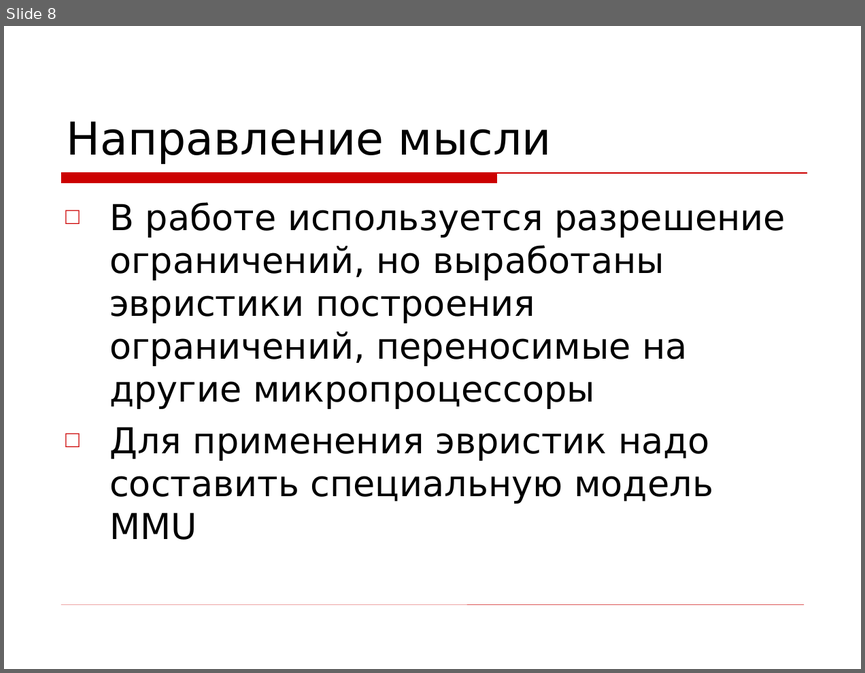
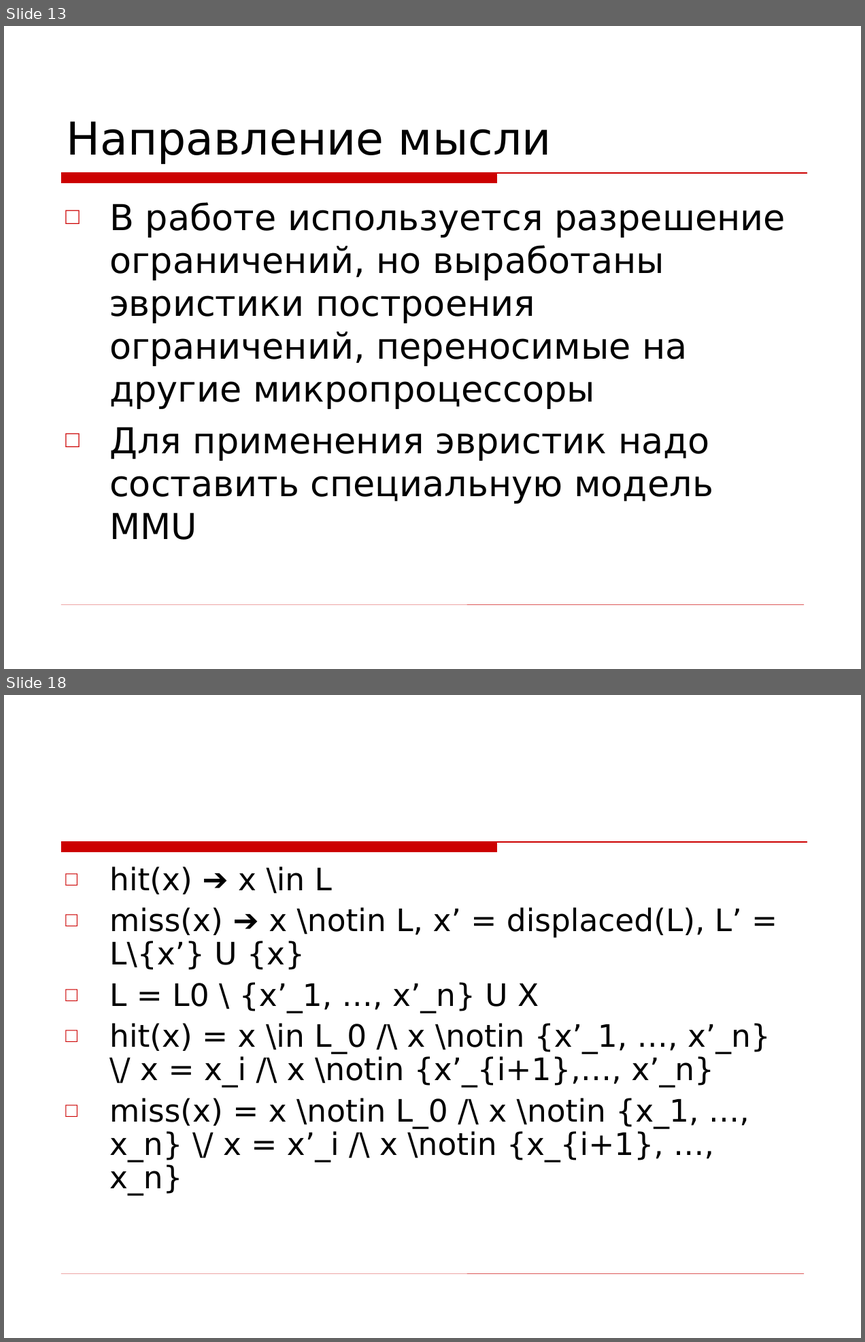
Before and after one commit to kornevgen/tesla-project, a slide deck: papers/THESIS/talks/Oct13 - ISP/isp-slides.ppt. Shown one above the other, each under a label of ours: slide 8 before the commit, slides 13 and 18 after it; the slides between them are not shown. The pictures are 865x673 and 865x1342 pixels, drawn with LibreOffice and Linux fonts; fonts in the diff are those of the drawing; background and template pictures are left out. Boxes give left, top, right and bottom in pixels: in the first picture for what was removed or moved away, otherwise in the second. Text is boxed around its words. In the diff, an @@ line names an element or a change of style, - is before the commit and + after.

```diff
--- a/papers/THESIS/talks/Oct13 - ISP/isp-slides.ppt
+++ b/papers/THESIS/talks/Oct13 - ISP/isp-slides.ppt
@@ slide 18 added at box(4, 695, 861, 1338), background picture (left out); not listed: 2 template elements that a slide beside it also shows @@
@@ text added at box(109, 866, 770, 1195), 26 pt, text #000000 @@
+□ hit(x) ➔ x \in L
+□ miss(x) ➔ x \notin L, x’ = displaced(L), L’ = L\{x’} U {x}
+□ L = L0 \ {x’_1, …, x’_n} U X
+□ hit(x) = x \in L_0 /\ x \notin {x’_1, …, x’_n} \/ x = x_i /\ x \notin {x’_{i+1},…, x’_n}
+□ miss(x) = x \notin L_0 /\ x \notin {x_1, …, x_n} \/ x = x’_i /\ x \notin {x_{i+1}, …, x_n}
@@ what was slide 8 is now slide 13 @@
```
Also in this commit, not shown: 1 slide changed, 25 other slides added, 3 slides removed.
